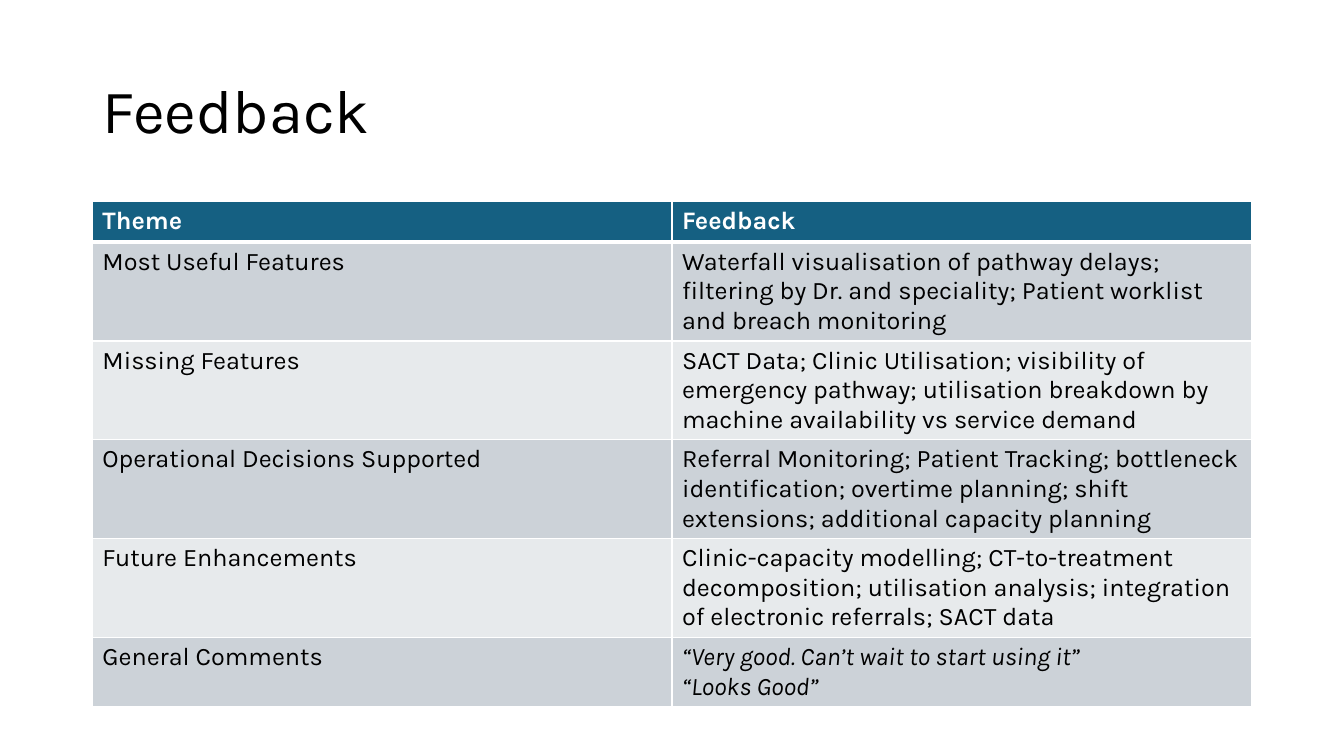
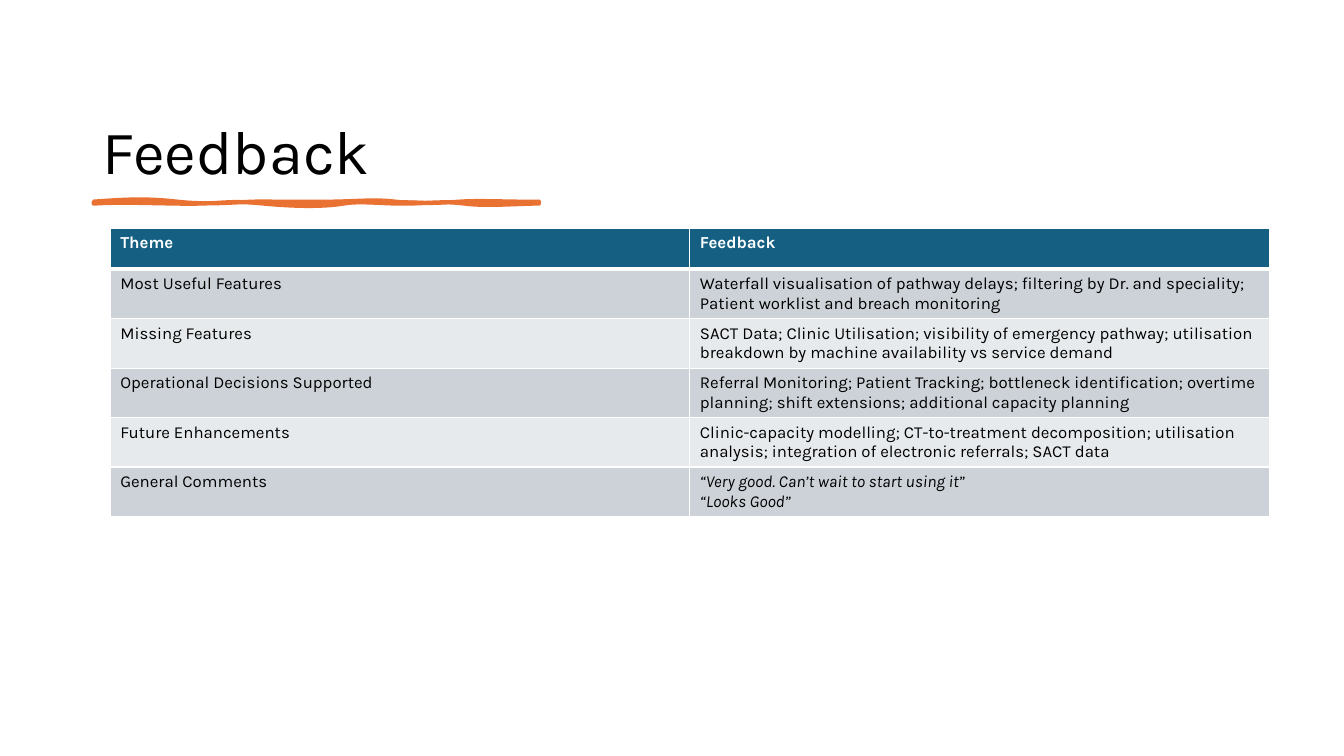
Before and after one commit to MCollins87/MScProject, a slide deck: slide 19 of Presentation/Presentation_v2.pptx (slide 18 before the commit). Drawn at 1344x756 pixels with LibreOffice and Linux fonts; fonts in the diff are those of the drawing. Boxes give left, top, right and bottom in pixels: in the first picture for what was removed or moved away, otherwise in the second. Text is boxed around its words. In the diff, an @@ line names an element or a change of style, - is before the commit and + after.

```diff
--- a/Presentation/Presentation_v2.pptx
+++ b/Presentation/Presentation_v2.pptx
@@ title "Feedback" moved from (x1=102, y1=91, x2=369, y2=134) to (x1=102, y1=132, x2=369, y2=175) @@
@@ title "Feedback" at (x1=102, y1=132, x2=369, y2=175): vertical alignment middle to bottom @@
@@ freeform shape added at (x1=94, y1=202, x2=539, y2=204), fill #E97132, outline #E97132 3 pt @@
@@ table at (x1=110, y1=229, x2=1269, y2=522) @@
@@ size 18 to 12 pt @@
@@ table resized from (x1=93, y1=202, x2=1252, y2=717) to (x1=110, y1=229, x2=1269, y2=522) @@
```
Also in this commit, not shown: 24 other slides changed, 3 slides added, 1 slide removed, 1 other file.
